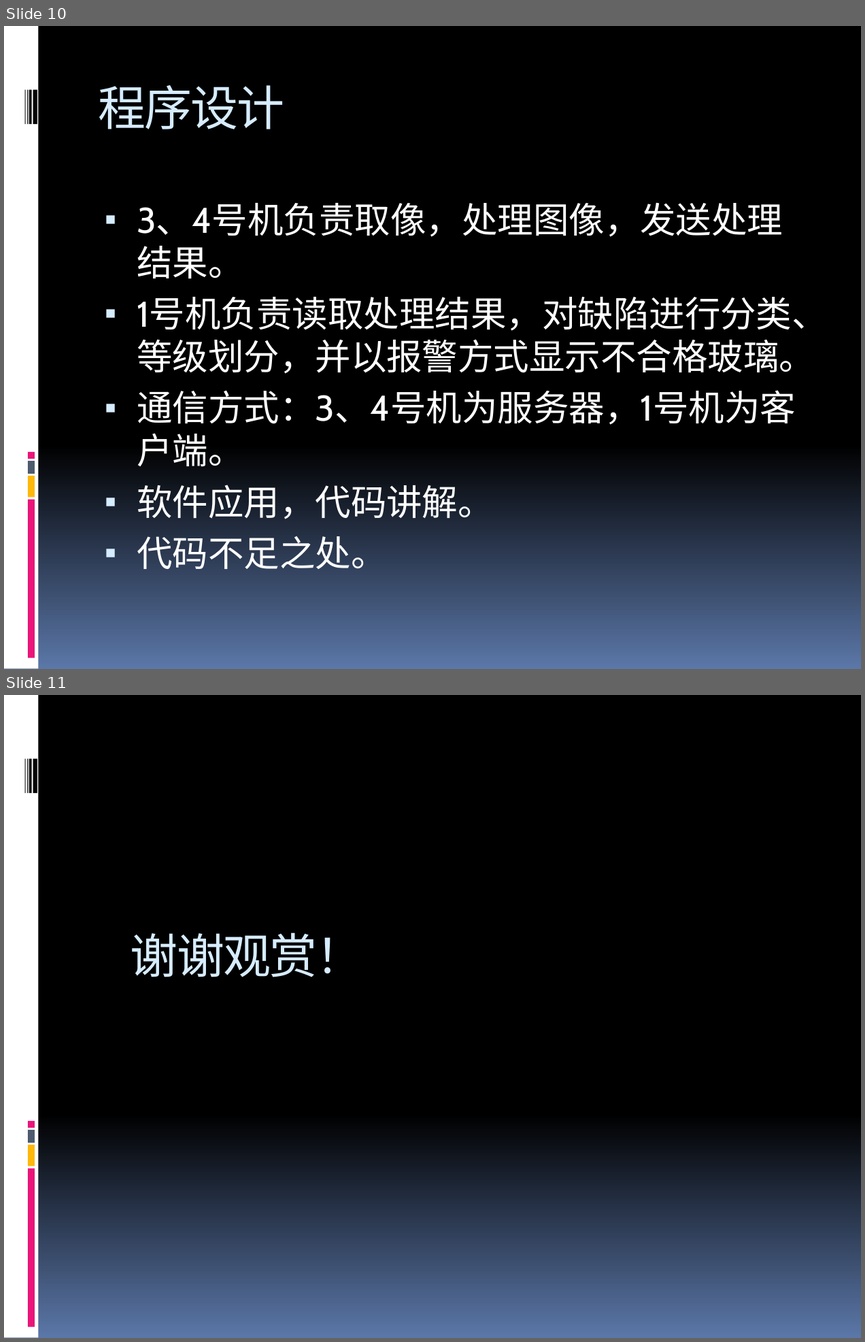
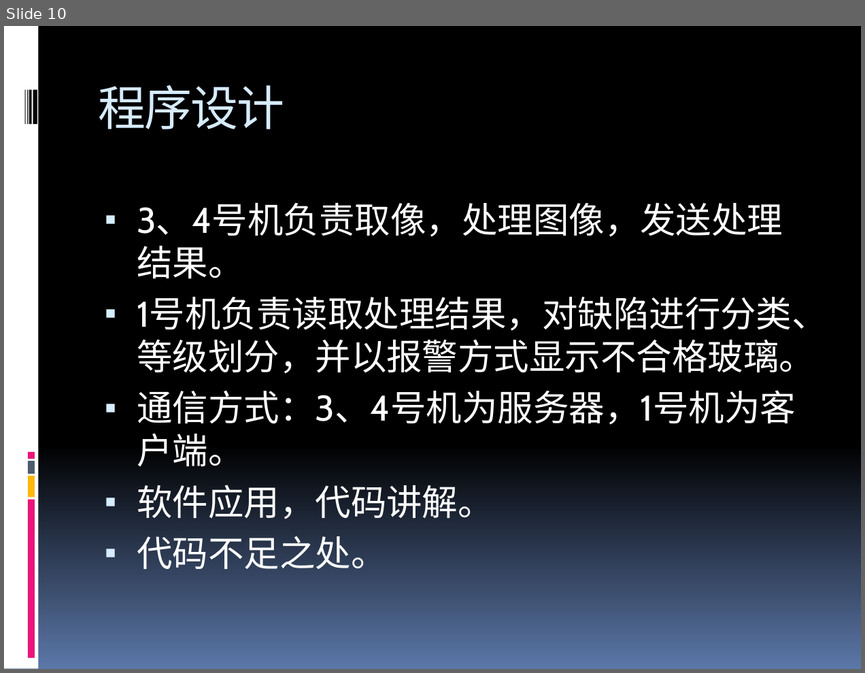
Before and after one commit to gina1991/Code, a slide deck: 华益缺陷检测项目分享.pptx. Shown one above the other, each under a label of ours: slides 10 and 11 before the commit, slide 10 after it. The pictures are 865x1342 and 865x673 pixels, drawn with LibreOffice and Linux fonts; fonts in the diff are those of the drawing. Boxes give left, top, right and bottom in pixels: in the first picture for what was removed or moved away, otherwise in the second. Text is boxed around its words. In the diff, an @@ line names an element or a change of style, - is before the commit and + after.

Commit message:
delete last page
删除最后一页

```diff
--- a/华益缺陷检测项目分享.pptx
+++ b/华益缺陷检测项目分享.pptx
@@ slide 11 removed at (4,695,861,1338), background gradient #000000 to #5B77A8; not listed: 9 template elements that a slide beside it also shows @@
@@ title removed at (130,932,364,977) @@
-谢谢观赏！
```
